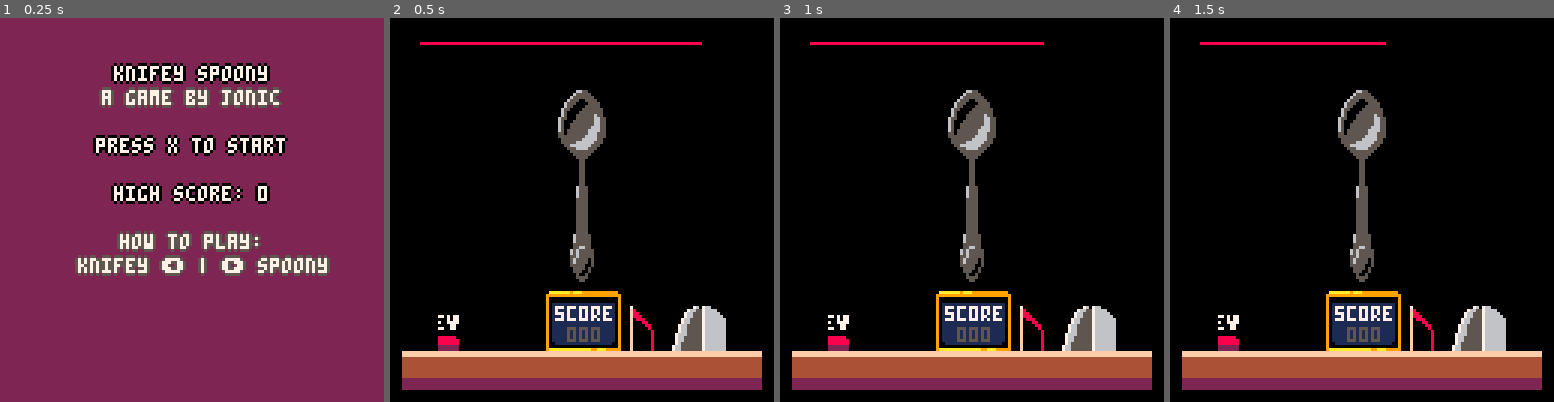
Above: before the commit, frames 1-4 (left to right).
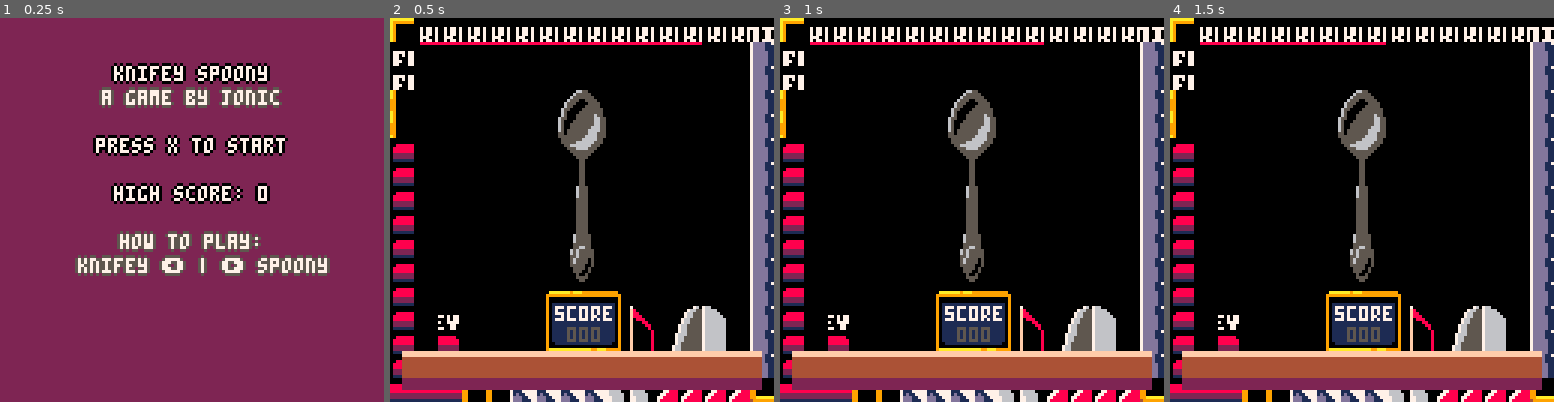
Above: after the commit, the same moments.

Repository: Jonic/knifey-spoony
Game: PICO-8 cartridge knifey-spoony.p8
Same seed, same stepped clock (60 frames per second), same inputs: the game is played once before the commit and once after it.
Inputs:
- Up to frame 1 (0.25 s): no input
- Up to frame 2 (0.5 s): tap X (X key) at 0.33 s
- Up to frame 3 (1 s): no input
- Up to frame 4 (1.5 s): tap X (X key) at 1.07 s

Frame 1 is identical in both runs. In frame 2, 13% of the frame differs, in the area x 0-100%, y 0-100%; in frame 3, 13%; in frame 4, 13%.

Commit message:
Added sprite defs for frame

Diff:
--- a/knifey-spoony.p8
+++ b/knifey-spoony.p8
@@ -151,16 +151,73 @@
         }
       },
       frame = {
-        { i = 0,   x = 0,  y = 0 },
-        { i = 96,  x = 1,  y = 0 },
-        { i = 96,  x = 2,  y = 0 },
-        { i = 96,  x = 3,  y = 0 },
-        { i = 96,  x = 4,  y = 0 },
-        { i = 96,  x = 5,  y = 0 },
-        { i = 96,  x = 6,  y = 0 },
-        { i = 96,  x = 7,  y = 0 },
-        { i = 96,  x = 8,  y = 0 },
-        { i = 96,  x = 9,  y = 0 }
+        -- top
+        { i = 0,  x = 0,  y = 0 },
+        { i = 1,  x = 1,  y = 0 },
+        { i = 1,  x = 2,  y = 0 },
+        { i = 1,  x = 3,  y = 0 },
+        { i = 1,  x = 4,  y = 0 },
+        { i = 1,  x = 5,  y = 0 },
+        { i = 1,  x = 6,  y = 0 },
+        { i = 1,  x = 7,  y = 0 },
+        { i = 1,  x = 8,  y = 0 },
+        { i = 1,  x = 9,  y = 0 },
+        { i = 1,  x = 10, y = 0 },
+        { i = 1,  x = 11, y = 0 },
+        { i = 1,  x = 12, y = 0 },
+        { i = 1,  x = 13, y = 0 },
+        { i = 1,  x = 14, y = 0 },
+        { i = 2,  x = 15, y = 0 },
+
+        -- left side
+        { i = 3,  x = 0, y = 1  },
+        { i = 3,  x = 0, y = 2  },
+        { i = 16, x = 0, y = 3  },
+        { i = 16, x = 0, y = 4  },
+        { i = 17, x = 0, y = 5  },
+        { i = 17, x = 0, y = 6  },
+        { i = 17, x = 0, y = 7  },
+        { i = 17, x = 0, y = 8  },
+        { i = 17, x = 0, y = 9  },
+        { i = 17, x = 0, y = 10 },
+        { i = 17, x = 0, y = 11 },
+        { i = 17, x = 0, y = 12 },
+        { i = 17, x = 0, y = 13 },
+        { i = 17, x = 0, y = 14 },
+
+        --bottom
+        { i = 18, x = 0,  y = 15 },
+        { i = 19, x = 1,  y = 15 },
+        { i = 19, x = 2,  y = 15 },
+        { i = 32, x = 3,  y = 15 },
+        { i = 32, x = 4,  y = 15 },
+        { i = 33, x = 5,  y = 15 },
+        { i = 33, x = 6,  y = 15 },
+        { i = 33, x = 7,  y = 15 },
+        { i = 33, x = 8,  y = 15 },
+        { i = 34, x = 9,  y = 15 },
+        { i = 34, x = 10, y = 15 },
+        { i = 35, x = 11, y = 15 },
+        { i = 35, x = 12, y = 15 },
+        { i = 35, x = 13, y = 15 },
+        { i = 35, x = 14, y = 15 },
+        { i = 48, x = 15, y = 15 },
+
+        -- right side
+        { i = 49, x = 15, y = 1  },
+        { i = 49, x = 15, y = 2  },
+        { i = 49, x = 15, y = 3  },
+        { i = 49, x = 15, y = 4  },
+        { i = 49, x = 15, y = 5  },
+        { i = 49, x = 15, y = 6  },
+        { i = 49, x = 15, y = 7  },
+        { i = 49, x = 15, y = 8  },
+        { i = 49, x = 15, y = 9  },
+        { i = 49, x = 15, y = 10 },
+        { i = 49, x = 15, y = 11 },
+        { i = 49, x = 15, y = 12 },
+        { i = 49, x = 15, y = 13 },
+        { i = 49, x = 15, y = 14 },
       },
       score = {
         { i = 166, x = 6, y = 11, w = 4, h = 4 }
@@ -260,7 +317,7 @@
     end,
 
     draw_frame = function(self)
-
+      draw_sprites(self.sprites.frame)
     end,
 
     draw_timer = function(self)
